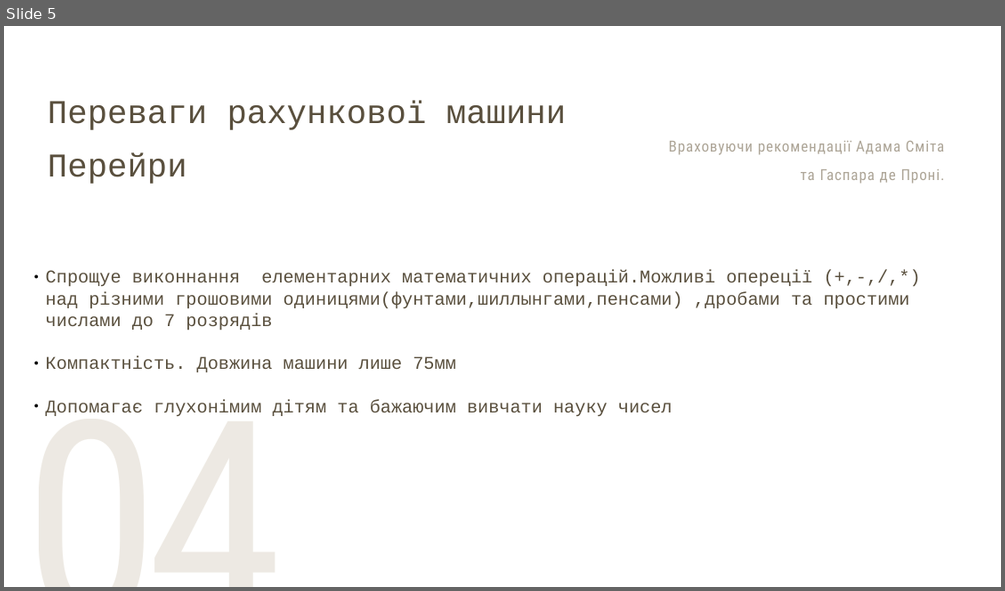
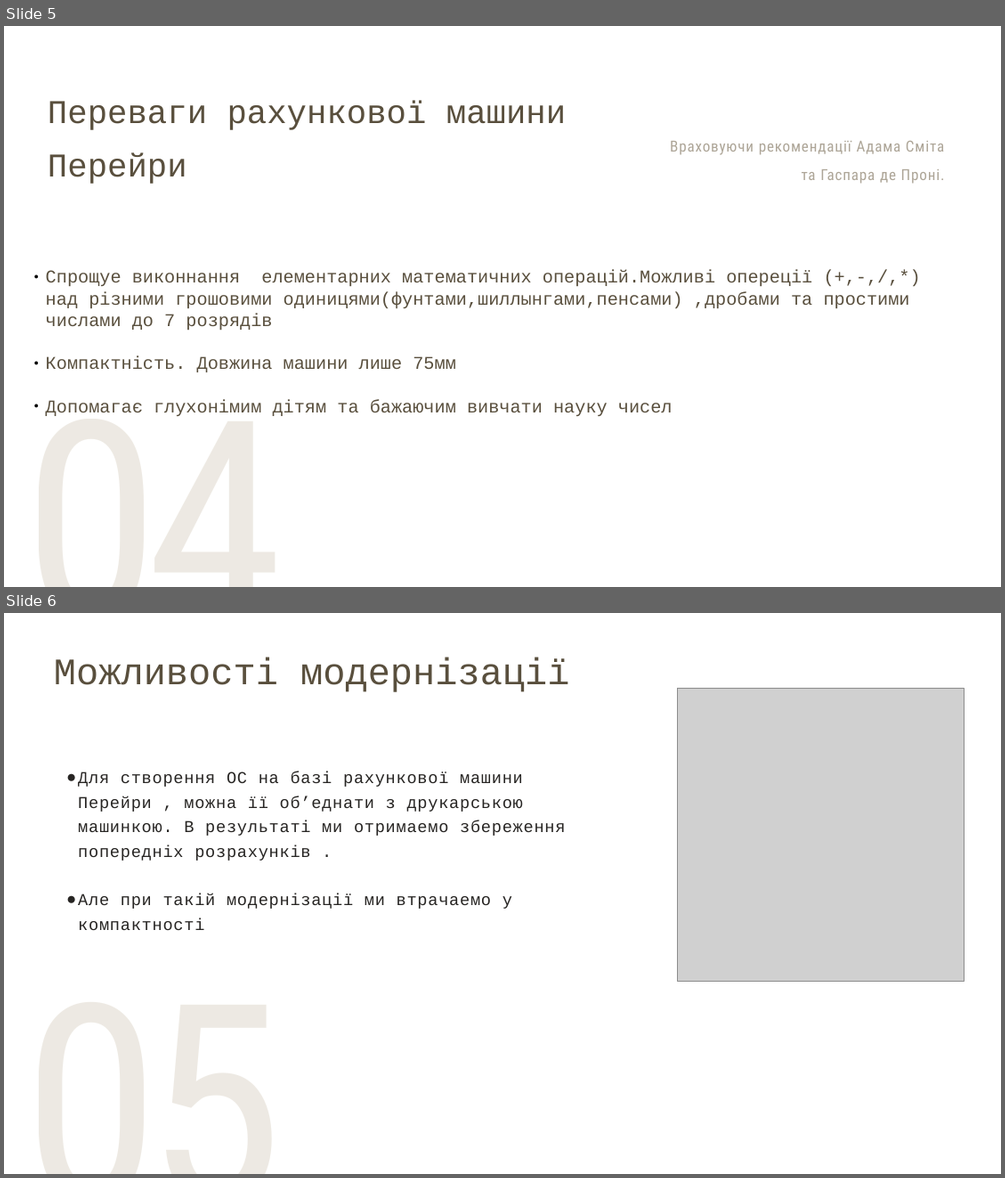
Before and after one commit to mariiasirenko2/Operating-System.Laboratory-Work-1, a slide deck: Машина_Перейри_full.pptx. Shown one above the other, each under a label of ours: slide 5 before the commit, slides 5 and 6 after it. The pictures are 1005x591 and 1005x1178 pixels, drawn with LibreOffice and Linux fonts; fonts in the diff are those of the drawing; grey boxes stand for pictures. Boxes give left, top, right and bottom in pixels: in the first picture for what was removed or moved away, otherwise in the second. Text is boxed around its words. In the diff, an @@ line names an element or a change of style, - is before the commit and + after.

```diff
--- a/Машина_Перейри_full.pptx
+++ b/Машина_Перейри_full.pptx
@@ slide 6 added at [4, 613, 1001, 1174], background #FFFFFF @@
@@ text added at [54, 657, 569, 692], 54 pt, text #594F3D @@
+Можливості модернізації
@@ picture added at [677, 688, 963, 981] @@
@@ text added at [78, 771, 565, 930], 24 pt, text #272523 @@
+● Для створення ОС на базі рахункової машини Перейри , можна її об’еднати з друкарською машинкою. В результаті ми отримаемо збереження попередніх розрахунків .
+● Але при такій модернізації ми втрачаемо у компактності
@@ text added at [4, 925, 316, 1174], 400 pt, text #E1DACE at 56% opacity @@
+05
@@ slide 5 changed as well @@
@@ text "Враховуючи рекомендації Адама Сміта" at [670, 141, 945, 184]: letter spacing 1.2 to 1.1 pt @@
```
Also in this commit, not shown: 5 other slides changed.
